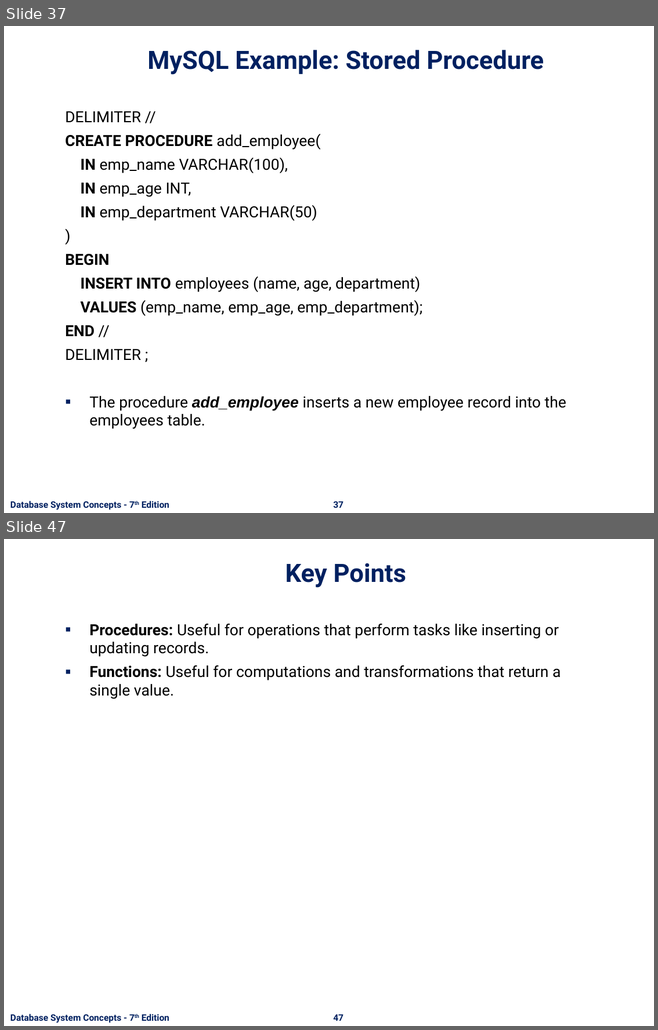
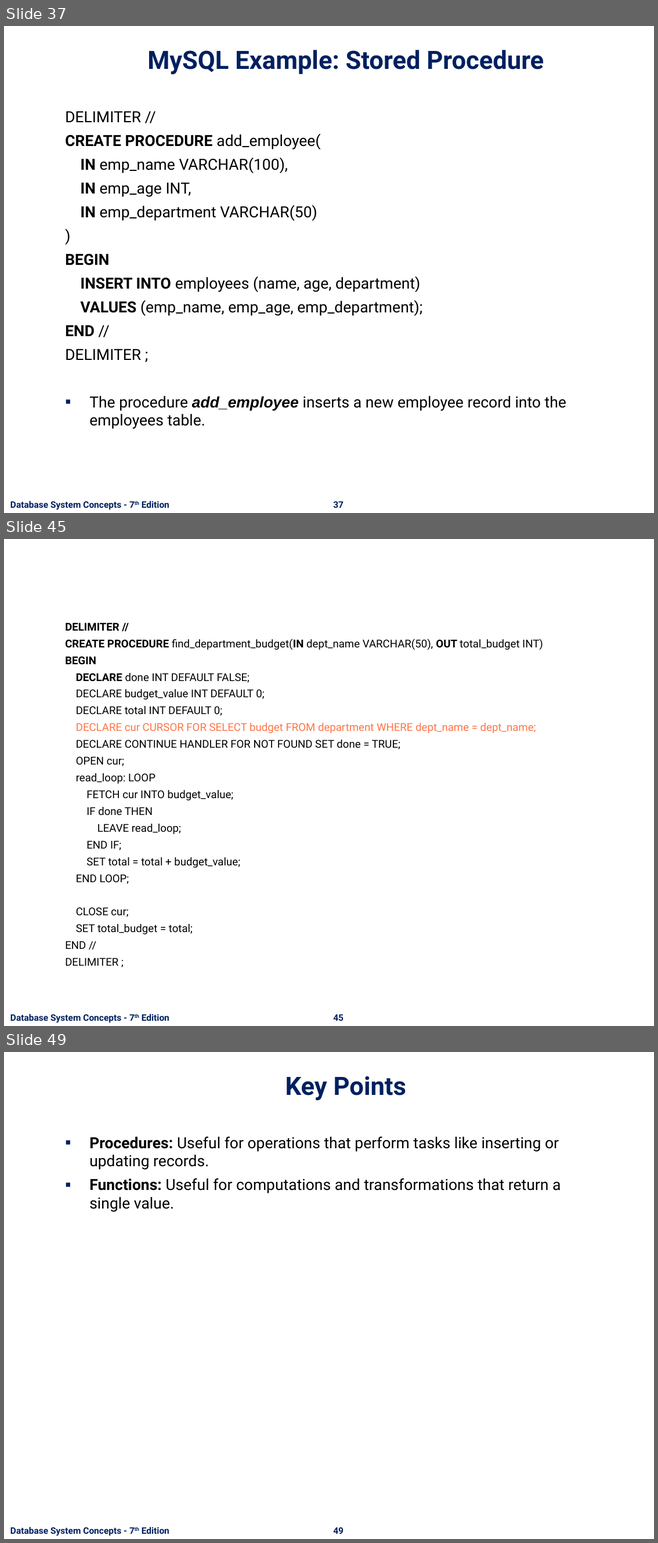
Before and after one commit to nashurgessa/DB-practices, a slide deck: Slides/L18-24 Advanced SQL.pptx. Shown one above the other, each under a label of ours: slides 37 and 47 before the commit, slides 37, 45 and 49 after it; the slides between them are not shown. The pictures are 658x1030 and 658x1543 pixels, drawn with LibreOffice and Linux fonts; fonts in the diff are those of the drawing; background and template pictures are left out. Boxes give left, top, right and bottom in pixels: in the first picture for what was removed or moved away, otherwise in the second. Text is boxed around its words. In the diff, an @@ line names an element or a change of style, - is before the commit and + after.

```diff
--- a/Slides/L18-24 Advanced SQL.pptx
+++ b/Slides/L18-24 Advanced SQL.pptx
@@ slide 45 added at [4, 539, 654, 1026], background #FFFFFF; not listed: 2 template elements that a slide beside it also shows @@
@@ text added at [65, 623, 543, 966], 12 pt, text #000000 @@
+DELIMITER //
+CREATE PROCEDURE find_department_budget(IN dept_name VARCHAR(50), OUT total_budget INT)
+BEGIN
+DECLARE done INT DEFAULT FALSE;
+DECLARE budget_value INT DEFAULT 0;
+DECLARE total INT DEFAULT 0;
+DECLARE cur CURSOR FOR SELECT budget FROM department WHERE dept_name = dept_name;
+DECLARE CONTINUE HANDLER FOR NOT FOUND SET done = TRUE;
+OPEN cur;
+read_loop: LOOP
+FETCH cur INTO budget_value;
+IF done THEN
+LEAVE read_loop;
+END IF;
+SET total = total + budget_value;
+END LOOP;
+CLOSE cur;
+SET total_budget = total;
+END //
+DELIMITER ;
@@ what was slide 47 is now slide 49 @@
@@ page number at [333, 1527, 343, 1534]: text changed @@
-47
+49
```
Also in this commit, not shown: 13 slides changed, 1 other slide added, 3 other files.
